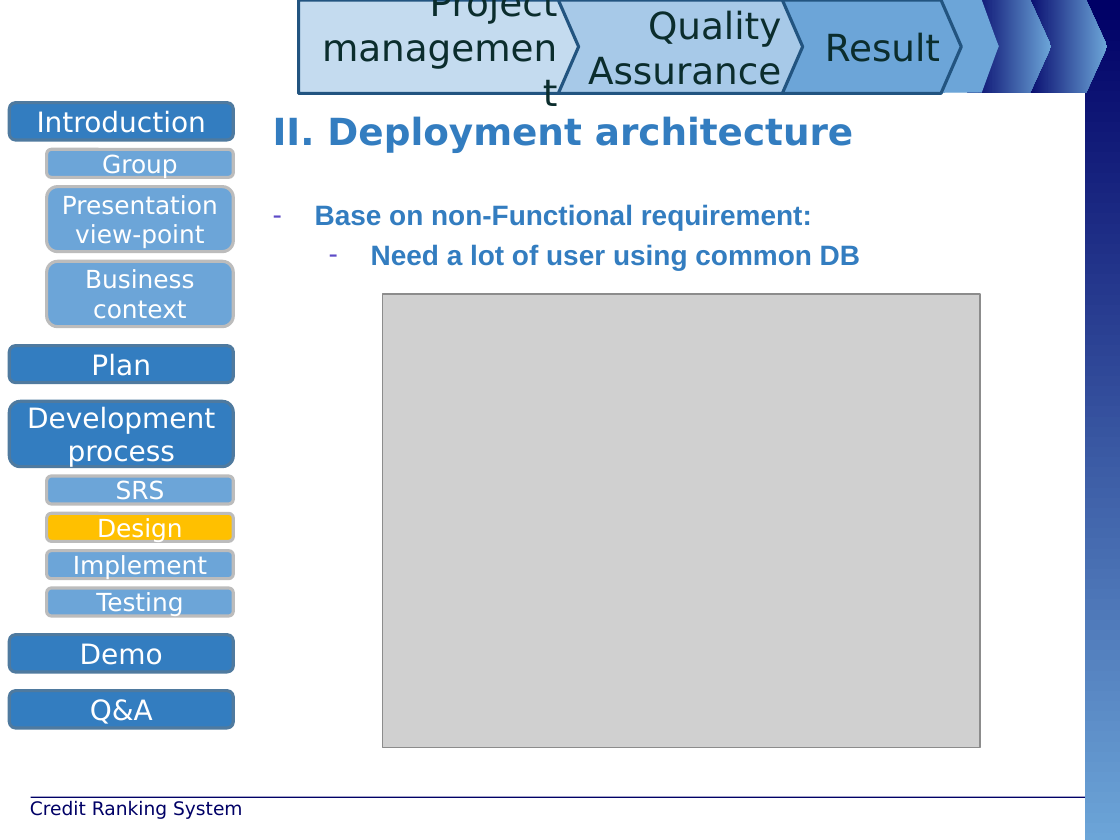
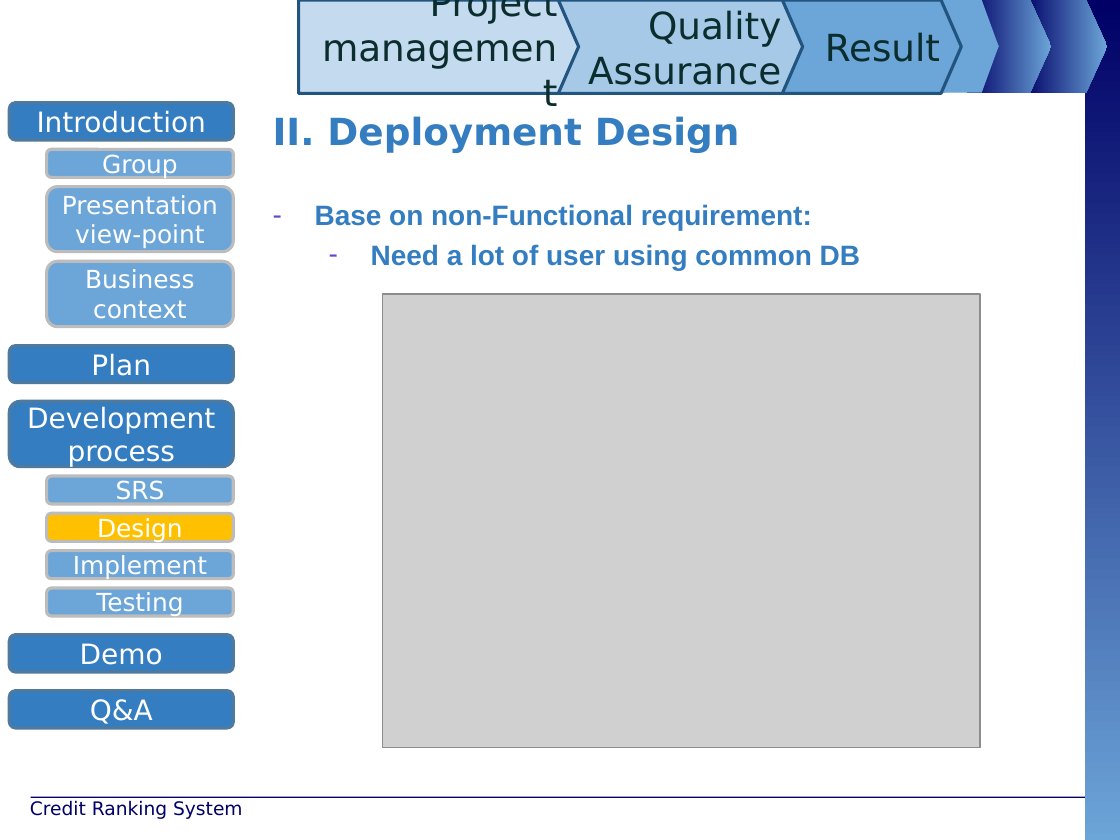
Before and after one commit to maily89/fbdm, a slide deck: slide 29 of Deliverables/FBD - slide.pptx (slide 30 before the commit). Drawn at 1120x840 pixels with LibreOffice and Linux fonts; fonts in the diff are those of the drawing; grey boxes stand for pictures; background and template pictures are left out. Boxes give left, top, right and bottom in pixels: in the first picture for what was removed or moved away, otherwise in the second. Text is boxed around its words. In the diff, an @@ line names an element or a change of style, - is before the commit and + after.

```diff
--- a/Deliverables/FBD - slide.pptx
+++ b/Deliverables/FBD - slide.pptx
@@ text at (273,116,740,153): text changed @@
-II. Deployment architecture
+II. Deployment Design
```
Also in this commit, not shown: 10 other slides changed, 1 slide removed.
